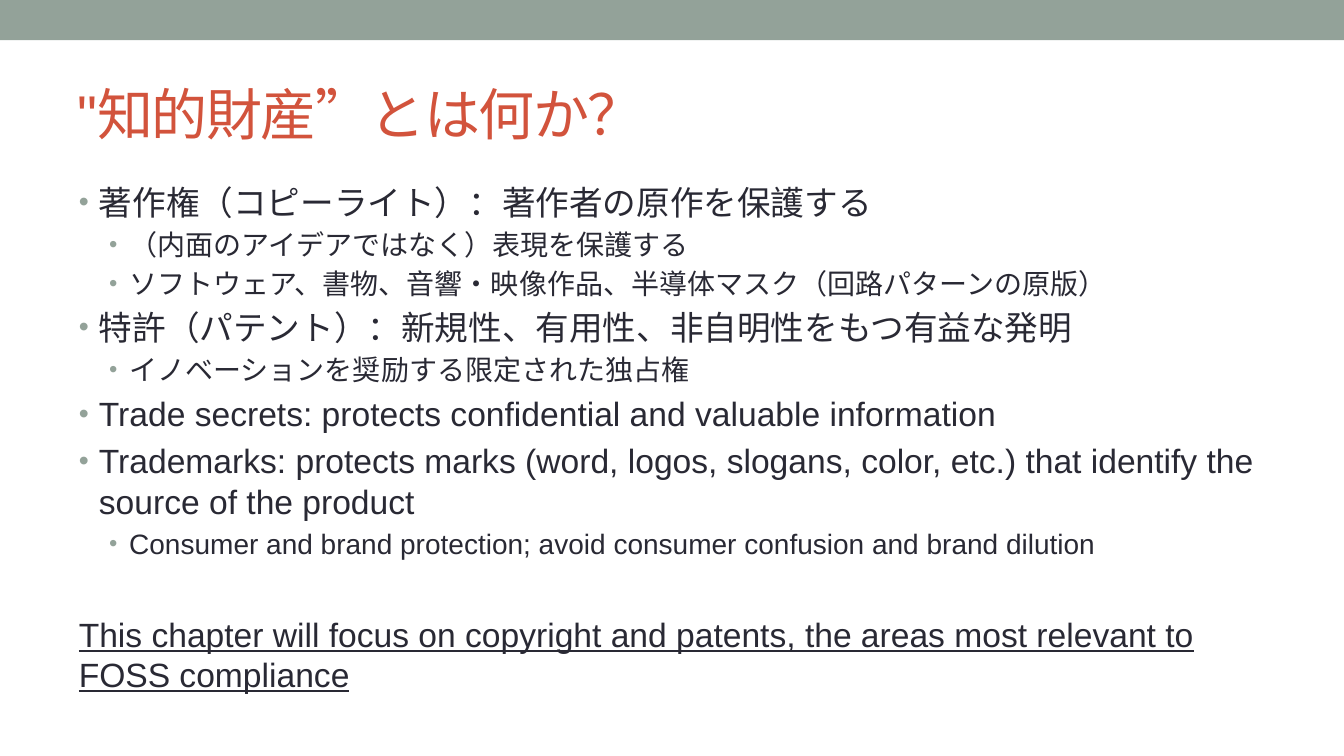
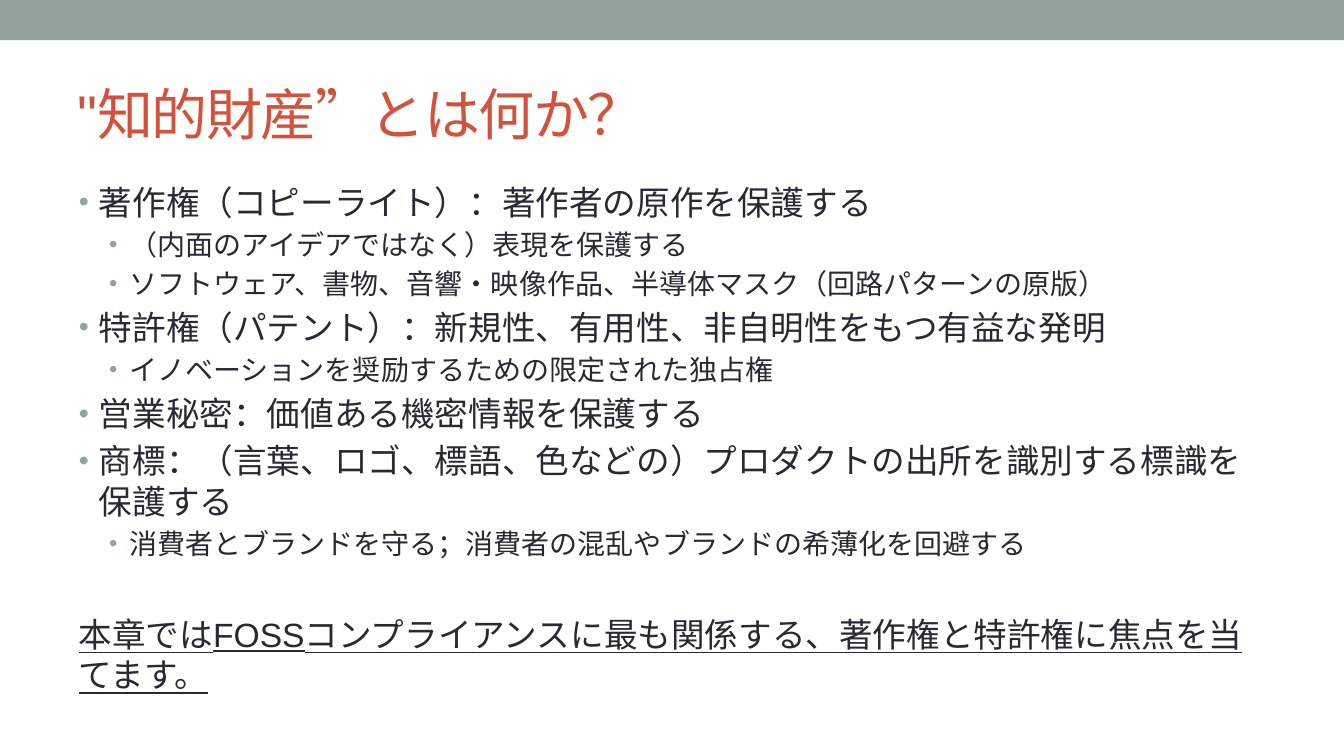
Before and after one commit to OpenChain-Project/Curriculum-Translation-JP, a slide deck: slide 5 of target/openchain-curriculum-release-2.pptx. Drawn at 1344x756 pixels with LibreOffice and Linux fonts; fonts in the diff are those of the drawing; background and template pictures are left out. Boxes give left, top, right and bottom in pixels: in the first picture for what was removed or moved away, otherwise in the second. Text is boxed around its words. In the diff, an @@ line names an element or a change of style, - is before the commit and + after.

Commit message:
6/75 Slides

```diff
--- a/target/openchain-curriculum-release-2.pptx
+++ b/target/openchain-curriculum-release-2.pptx
@@ text at bbox=[79, 311, 1243, 694]: text changed @@
-• 特許（パテント）：新規性、有用性、非自明性をもつ有益な発明
-  • イノベーションを奨励する限定された独占権
-• Trade secrets: protects confidential and valuable information
-• Trademarks: protects marks (word, logos, slogans, color, etc.) that identify the source of the product
-  • Consumer and brand protection; avoid consumer confusion and brand dilution
-This chapter will focus on copyright and patents, the areas most relevant to FOSS compliance
+• 特許権（パテント）：新規性、有用性、非自明性をもつ有益な発明
+  • イノベーションを奨励するための限定された独占権
+• 営業秘密：価値ある機密情報を保護する
+• 商標：（言葉、ロゴ、標語、色などの）プロダクトの出所を識別する標識を保護する
+  • 消費者とブランドを守る；消費者の混乱やブランドの希薄化を回避する
+本章ではFOSSコンプライアンスに最も関係する、著作権と特許権に焦点を当てます。
```
Also in this commit, not shown: 4 other slides changed, 8 other files.
